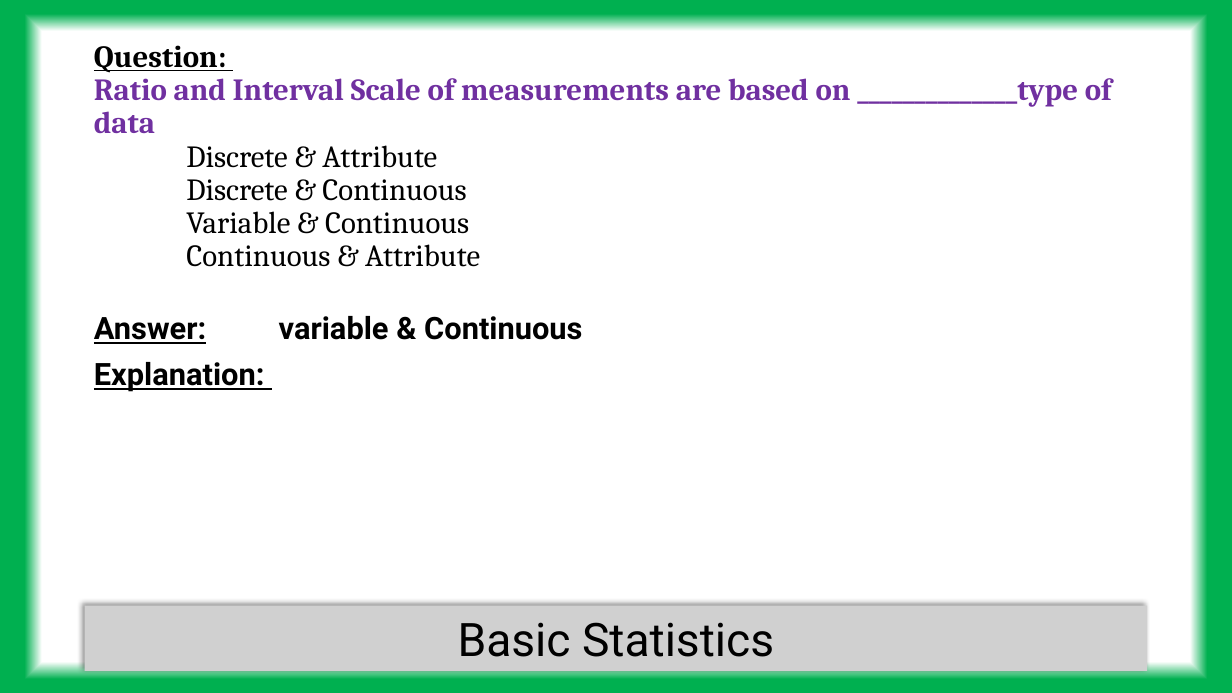
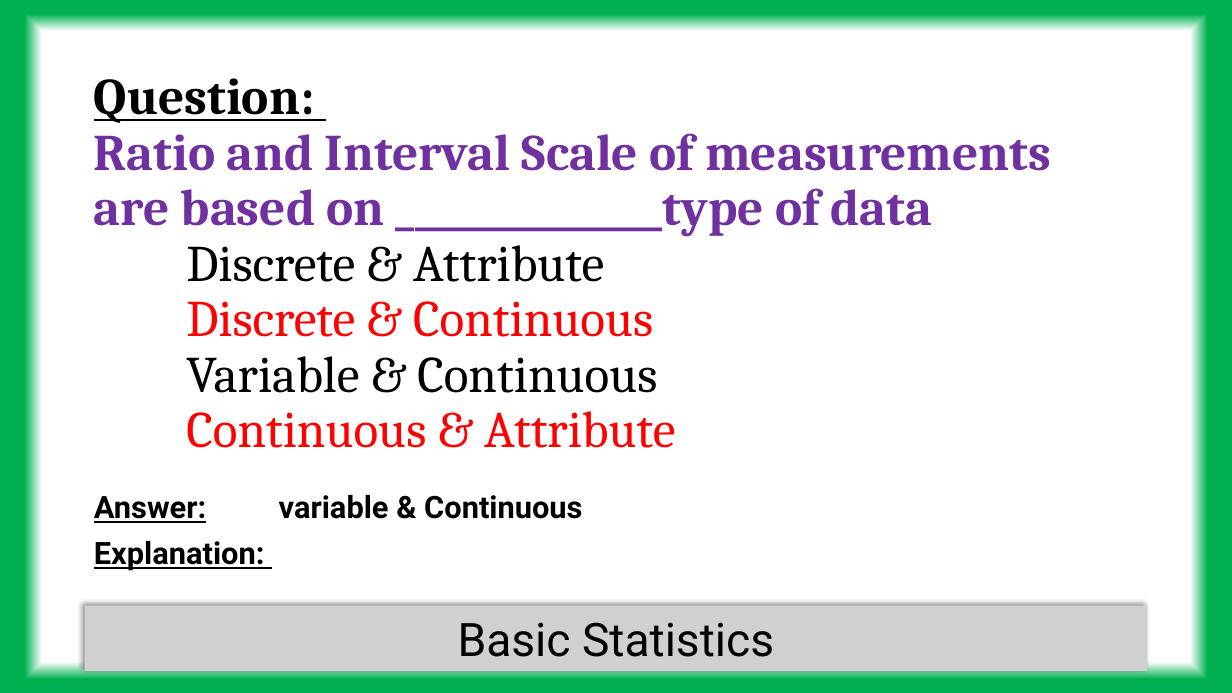
Before and after one commit to tanmoyie/Quality-Control, a slide deck: slide 17 of SSYB,SSGB Six Sigma Yellow Belt or Six Sigma Green Belt/SSGB questions and answers with explanation (SSYB as well).pptx (slide 18 before the commit). Drawn at 1232x693 pixels with LibreOffice and Linux fonts; fonts in the diff are those of the drawing; grey boxes stand for pictures. Boxes give left, top, right and bottom in pixels: in the first picture for what was removed or moved away, otherwise in the second. Text is boxed around its words. In the diff, an @@ line names an element or a change of style, - is before the commit and + after.

```diff
--- a/SSYB,SSGB Six Sigma Yellow Belt or Six Sigma Green Belt/SSGB questions and answers with explanation (SSYB as well).pptx
+++ b/SSYB,SSGB Six Sigma Yellow Belt or Six Sigma Green Belt/SSGB questions and answers with explanation (SSYB as well).pptx
@@ title "Question: Ratio and Interval Scale ..." moved from (x1=94, y1=45, x2=1112, y2=267) to (x1=94, y1=78, x2=1051, y2=448) @@
@@ title "Question: Ratio and Interval Scale ..." at (x1=94, y1=78, x2=1051, y2=448): size 24 to 40 pt; text colour #000000 to #FF0000 in "Discrete & Continuous Continuous & Attribute" @@
@@ text "Answer: variable & Continuous" moved from (x1=94, y1=316, x2=582, y2=392) to (x1=94, y1=495, x2=582, y2=571) @@
```
Also in this commit, not shown: 8 other slides changed, 1 slide removed, 2 other files.
